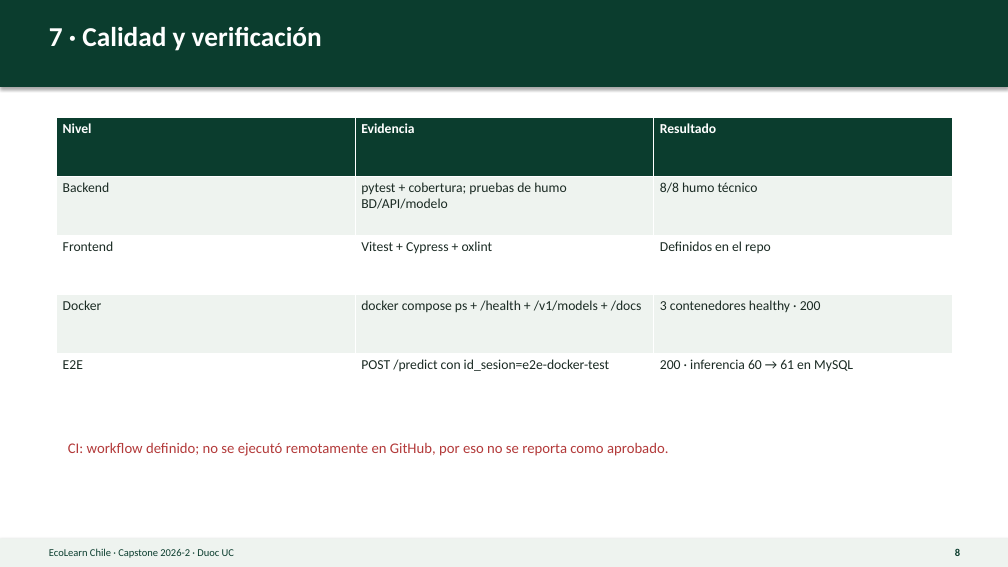
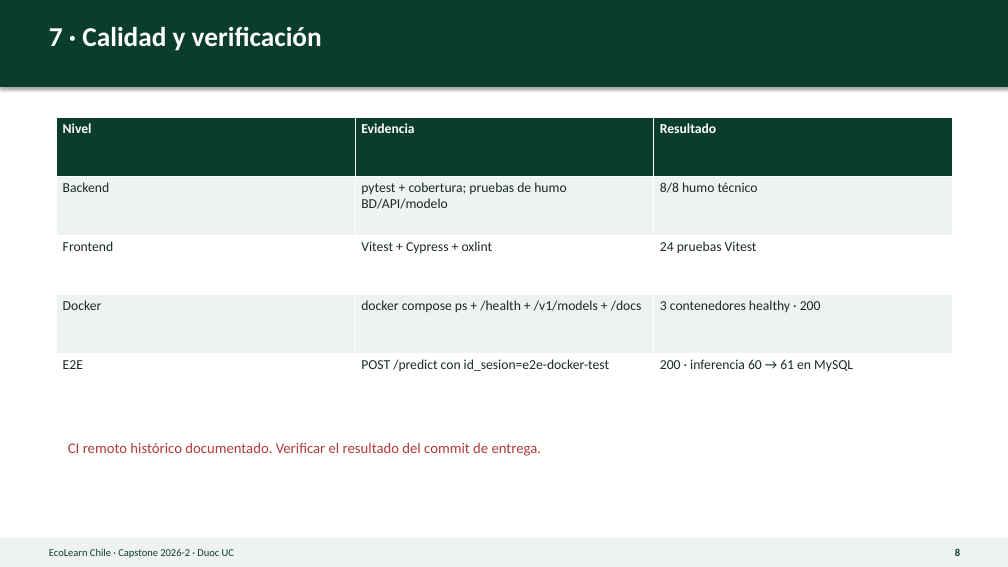
Before and after one commit to WiChanillao/Capstone_007, a slide deck: slide 8 of Fase 3/docs/presentacion/EcoLearn_Presentacion_Final_Fase3.pptx. Drawn at 1008x567 pixels with LibreOffice and Linux fonts; fonts in the diff are those of the drawing. Boxes give left, top, right and bottom in pixels: in the first picture for what was removed or moved away, otherwise in the second. Text is boxed around its words. In the diff, an @@ line names an element or a change of style, - is before the commit and + after.

Commit message:
fix: estabilizar EcoLearn y alinear la entrega final

```diff
--- a/Fase 3/docs/presentacion/EcoLearn_Presentacion_Final_Fase3.pptx
+++ b/Fase 3/docs/presentacion/EcoLearn_Presentacion_Final_Fase3.pptx
@@ table at [57, 117, 953, 412] @@
-row 3, column 3: Definidos en el repo
+row 3, column 3: 24 pruebas Vitest
@@ text at [68, 442, 542, 456]: text changed @@
-CI: workflow definido; no se ejecutó remotamente en GitHub, por eso no se reporta como aprobado.
+CI remoto histórico documentado. Verificar el resultado del commit de entrega.
```
Also in this commit, not shown: 6 other slides changed, 18 other files.
